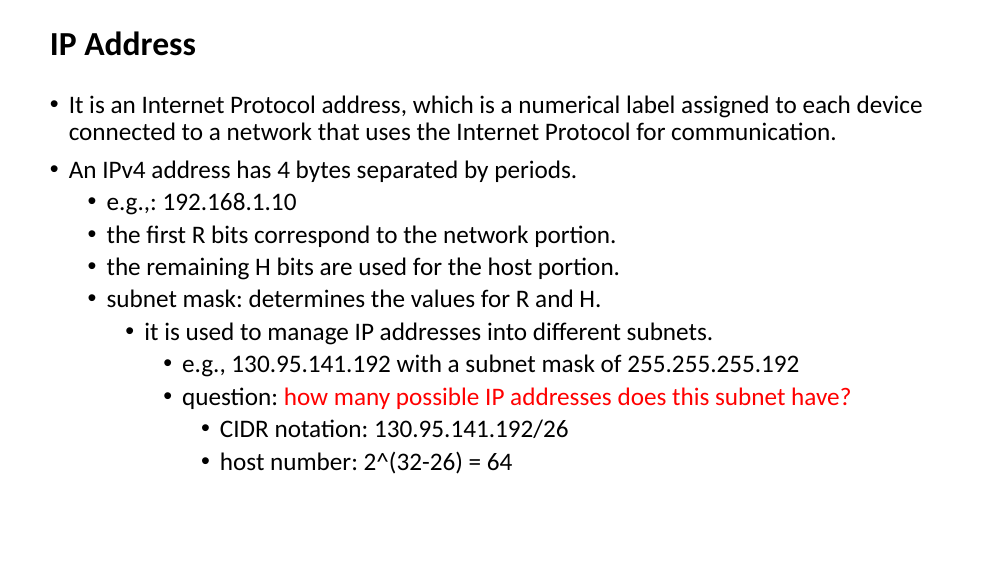
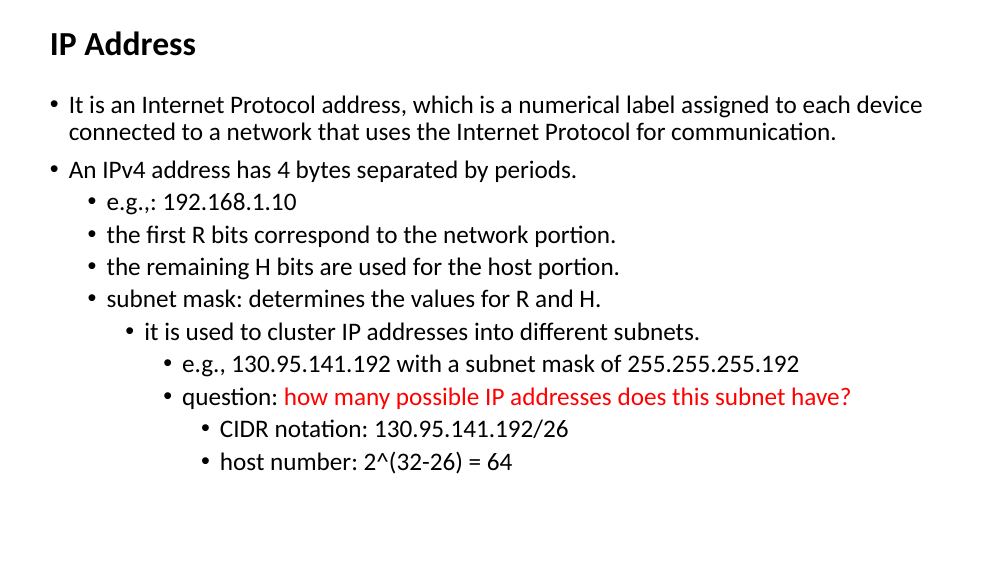
Before and after one commit to zhangzhics/CITS5503_Sem2, a slide deck: slide 8 of Lectures 2023/CITS5503networking_week7.pptx. Drawn at 1008x567 pixels with LibreOffice and Linux fonts; fonts in the diff are those of the drawing. Boxes give left, top, right and bottom in pixels: in the first picture for what was removed or moved away, otherwise in the second. Text is boxed around its words. In the diff, an @@ line names an element or a change of style, - is before the commit and + after.

Commit message:
a typo corrected in week7

```diff
--- a/Lectures 2023/CITS5503networking_week7.pptx
+++ b/Lectures 2023/CITS5503networking_week7.pptx
@@ text at box(144, 322, 701, 341): text changed @@
-    • it is used to manage IP addresses into different subnets.
+    • it is used to cluster IP addresses into different subnets.
```
